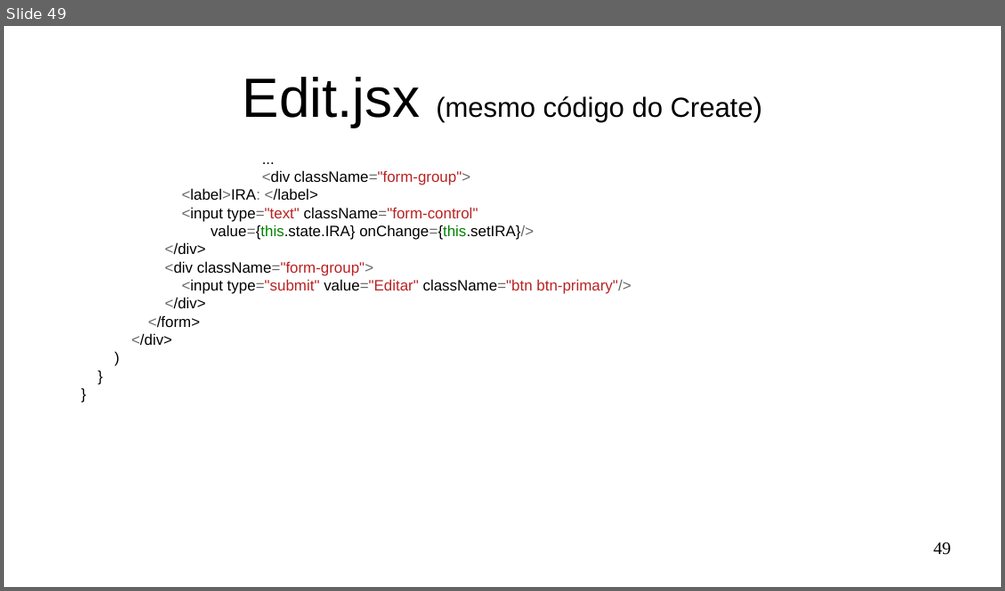
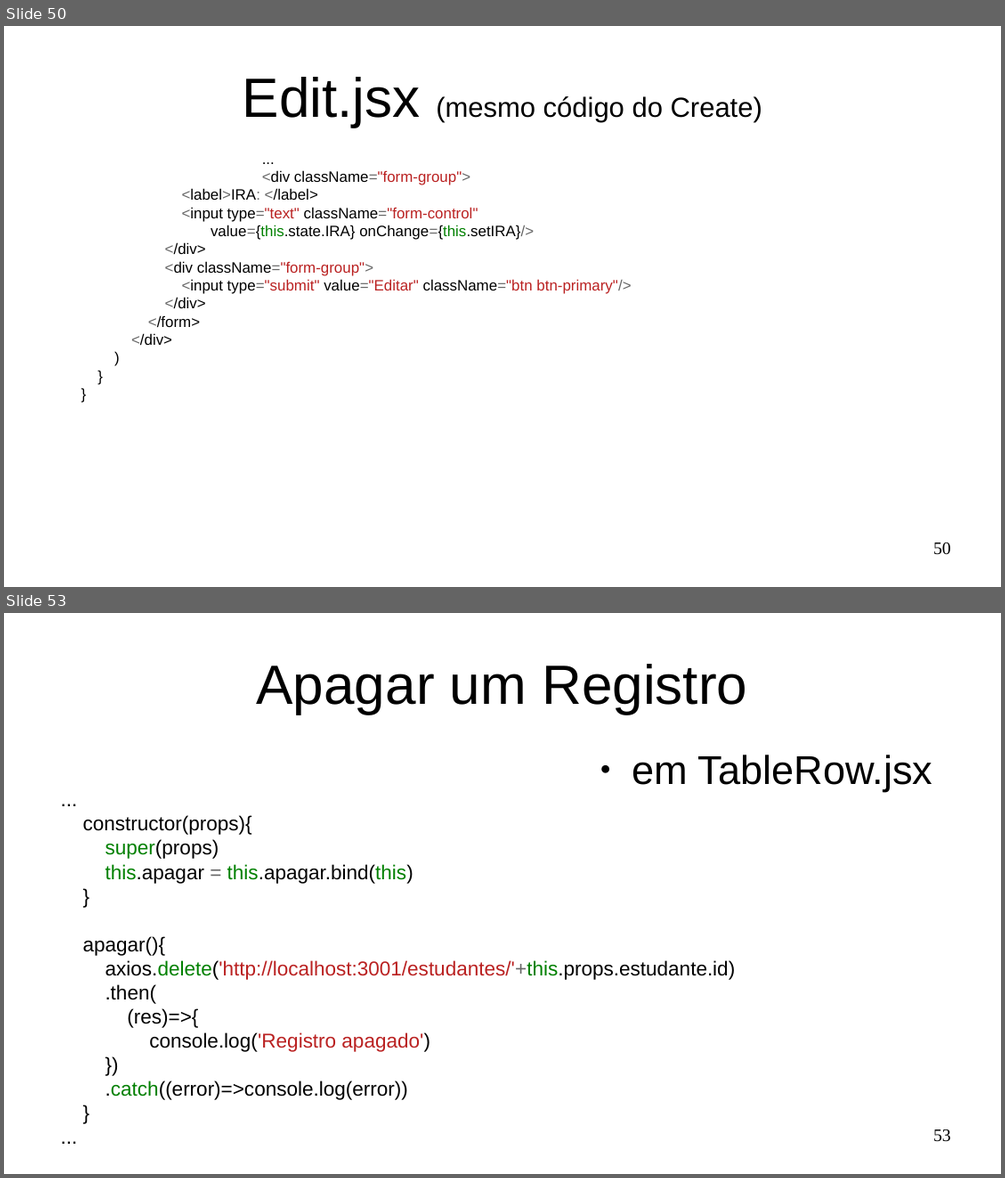
Before and after one commit to Marques-Dev/WEB_2020-1, a slide deck: SLIDES/aula03.odp. Shown one above the other, each under a label of ours: slide 49 before the commit, slides 50 and 53 after it; the slides between them are not shown. The pictures are 1005x591 and 1005x1178 pixels, drawn with LibreOffice and Linux fonts; fonts in the diff are those of the drawing. Boxes give left, top, right and bottom in pixels: in the first picture for what was removed or moved away, otherwise in the second. Text is boxed around its words. In the diff, an @@ line names an element or a change of style, - is before the commit and + after.

```diff
--- a/SLIDES/aula03.odp
+++ b/SLIDES/aula03.odp
@@ slide 53 added at [4, 613, 1001, 1174], background #FFFFFF @@
@@ title added at [257, 664, 747, 714], 44 pt, text #000000 @@
+Apagar um Registro
@@ text added at [632, 755, 933, 792], 32 pt, text #000000 @@
+● em TableRow.jsx
@@ text added at [83, 815, 736, 1100], 16 pt, text #000000 @@
+...
+constructor(props){
+super(props)
+this.apagar = this.apagar.bind(this)
+}
+apagar(){
+axios.delete('http://localhost:3001/estudantes/'+this.props.estudante.id)
+.then(
+(res)=>{
+console.log('Registro apagado')
+})
+.catch((error)=>console.log(error))
+}
+...
@@ page number added at [933, 1129, 951, 1142], 14 pt, text #000000 @@
+53
@@ what was slide 49 is now slide 50 @@
@@ page number at [933, 542, 951, 555]: text changed @@
-49
+50
```
Also in this commit, not shown: 16 slides changed, 8 other slides added, 6 other files.
